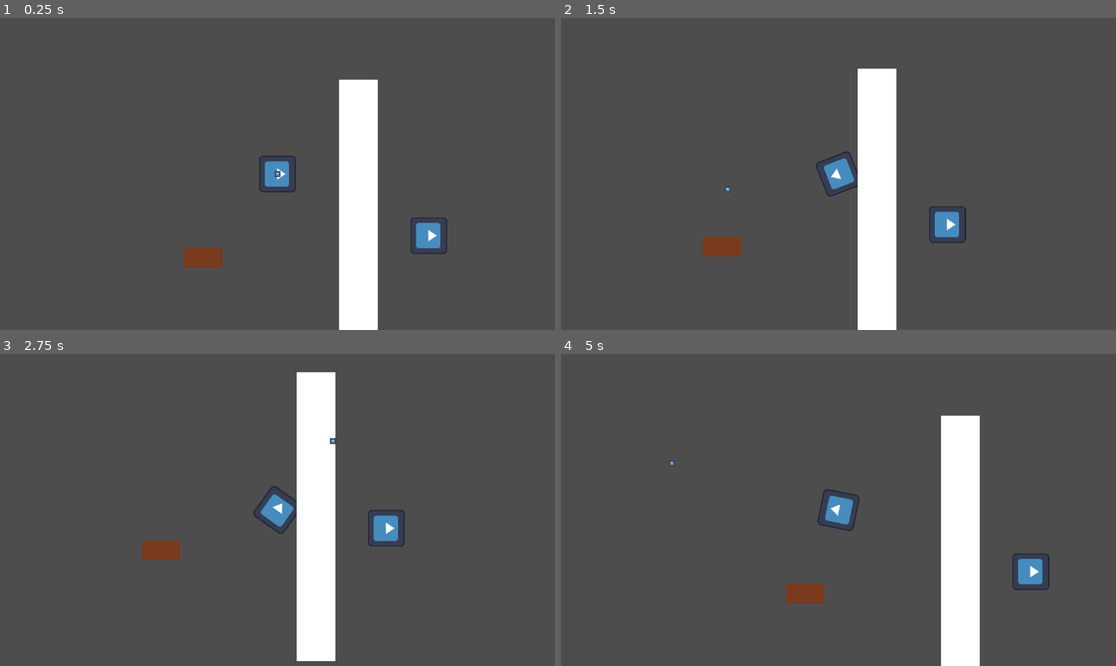
Above: before the commit, frames 1-4 (two rows, left to right).
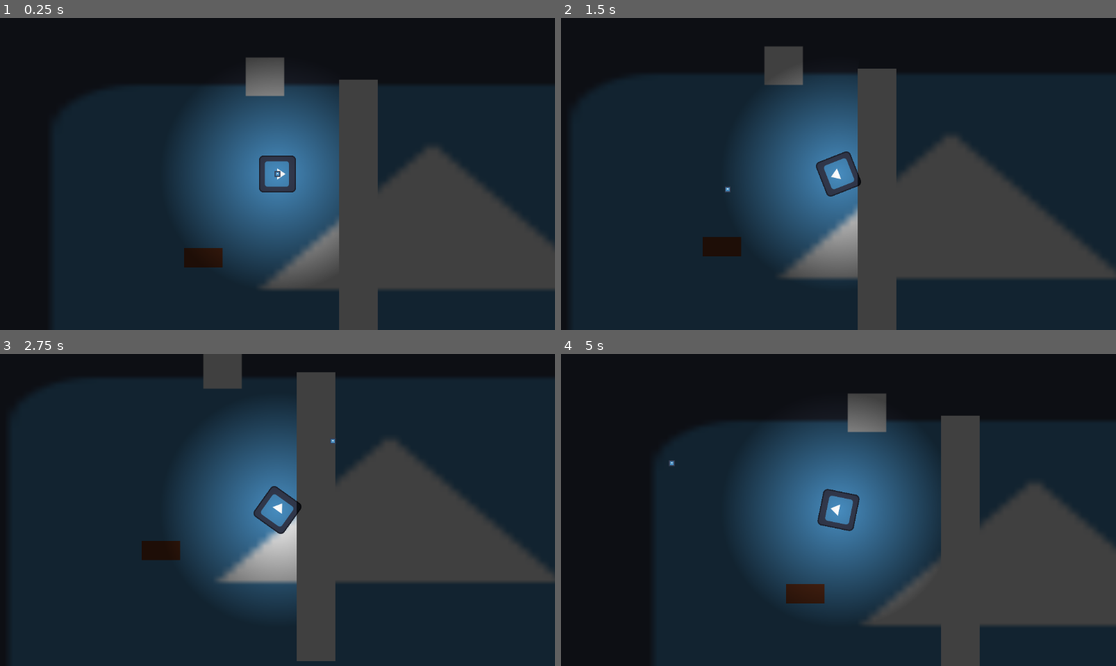
Above: after the commit, the same moments.

Repository: hiemas-lerastad/DarkwoodLike
Game: Godot game, scene res://Scenes/Main.tscn
Two runs of this game, one before a commit and one after it. Both use one fixed random seed, a clock stepped at 60 frames per second and the inputs below. The engine's default icon, where the game draws it, is replaced by a stand-in: a white triangle on a blue panel in a dark square.
Inputs (mouse positions are in pixels of both pictures, inside the frame that each line leads up to):
- Up to frame 1 (0.25 s): no input
- Up to frame 2 (1.5 s): tap Enter at 0.5 s; move the mouse to (766, 258) at 0.52 s; hold D (movement_right) 0.53-1.28 s; hold Shift (movement_sprint) 0.53-1.28 s; move the mouse to (727, 189) at 1.27 s; hold S (movement_backward) from 1.28 s (still down); tap Shift (movement_sprint) at 1.35 s
- Up to frame 3 (2.75 s): move the mouse to (333, 441) at 2.02 s; release S (movement_backward) at 2.03 s; hold D (movement_right) from 2.03 s (still down); hold Shift (movement_sprint) from 2.03 s (still down)
- Up to frame 4 (5 s): move the mouse to (810, 572) at 2.77 s; release D (movement_right) at 2.78 s; release Shift (movement_sprint) at 2.78 s; hold W (movement_forward) 2.78-3.53 s; tap Shift (movement_sprint) at 2.85, 4.35 s; move the mouse to (1005, 556) at 3.52 s; hold Shift (movement_sprint) 3.53-4.28 s; hold Left (movement_left) from 3.53 s (still down); move the mouse to (672, 463) at 4.27 s

The runs differ from the first frame. In frame 1, 88% of the frame differs, in the area x 0-100%, y 0-100%; in frame 2, 88%; in frame 3, 88%; in frame 4, 89%.

Commit message:
Added vision mechanic

Diff:
--- /dev/null
+++ b/Assets/Material/FogOfWarOutput.tres
@@ -0,0 +1,8 @@
+[gd_resource type="ShaderMaterial" load_steps=2 format=3 uid="uid://dye3iuwgkpbfo"]
+
+[ext_resource type="Shader" uid="uid://wh0ft308bcos" path="res://Assets/Shaders/FogOfWarOutput.gdshader" id="1_vb788"]
+
+[resource]
+resource_local_to_scene = true
+shader = ExtResource("1_vb788")
+shader_parameter/scale = Vector2(1, 1)
--- /dev/null
+++ b/Assets/Material/FogOfWarViewport.tres
@@ -0,0 +1,6 @@
+[gd_resource type="ShaderMaterial" load_steps=2 format=3 uid="uid://cpvasngrfbjjs"]
+
+[ext_resource type="Shader" uid="uid://bypkkaoqcp2yn" path="res://Assets/Shaders/FogOfWarViewport.gdshader" id="1_u0dx4"]
+
+[resource]
+shader = ExtResource("1_u0dx4")
--- /dev/null
+++ b/Assets/Shaders/FogOfWarOutput.gdshader
@@ -0,0 +1,16 @@
+shader_type canvas_item;
+
+uniform sampler2D MASK_TEXTURE;
+uniform sampler2D ALBEDO_TEXTURE;
+uniform vec2 scale = vec2(1.0);
+
+void fragment() {
+	vec4 mask_colour = texture(MASK_TEXTURE, SCREEN_UV);
+
+	if (COLOR != vec4(0.0, 0.0, 0.0, 1.0)) {
+		discard;
+	} else {
+		vec4 albedo_colour = texture(ALBEDO_TEXTURE, UV);
+		COLOR = albedo_colour;
+	}
+}
--- /dev/null
+++ b/Assets/Shaders/FogOfWarViewport.gdshader
@@ -0,0 +1,7 @@
+shader_type canvas_item;
+
+void light() {
+    if (LIGHT.r >= 0.0 && LIGHT_COLOR == vec4(1.0)) {
+		LIGHT = vec4(1.0);
+	}
+}
--- a/Resources/Inventory/Containers/Chest.tres
+++ b/Resources/Inventory/Containers/Chest.tres
@@ -32,5 +32,6 @@
 [resource]
 script = ExtResource("2_oyrp5")
 grid_size = Vector2(4, 3)
+offset = Vector2(0, 0)
 slot_data = Array[ExtResource("3_ul7yn")]([ExtResource("4_x2cln"), ExtResource("4_x2cln"), ExtResource("4_x2cln"), ExtR …(212 unchanged characters)…
 item_data = Array[ExtResource("1_jfu0n")]([SubResource("Resource_exklg"), SubResource("Resource_jfu0n"), SubResource("Resource_oyrp5"), SubResource("Resource_ul7yn")])
--- a/Scenes/Inventory/SlotBase.tscn
+++ b/Scenes/Inventory/SlotBase.tscn
@@ -3,14 +3,13 @@
 [ext_resource type="Script" uid="uid://b4owbk4k8xqyn" path="res://Scripts/UI/Inventory/InventorySlot.gd" id="1_31ikd"]
 [ext_resource type="Shape2D" uid="uid://pfv27vwf8krr" path="res://Resources/Inventory/new_rectangle_shape_2d.tres" id="2_6ir82"]
 
-[node name="Inventory Slot" type="Control" node_paths=PackedStringArray("visual", "area")]
+[node name="Inventory Slot" type="Control" node_paths=PackedStringArray("area")]
 layout_mode = 3
 anchors_preset = 0
 offset_right = 64.0
 offset_bottom = 64.0
 mouse_filter = 2
 script = ExtResource("1_31ikd")
-visual = NodePath("")
 area = NodePath("Area 2D")
 collision_block = ExtResource("2_6ir82")
 
--- a/Scenes/Main.tscn
+++ b/Scenes/Main.tscn
@@ -6,16 +6,64 @@
 [ext_resource type="Script" uid="uid://bwf31dl5fvg5g" path="res://Scripts/UI/UIManager.gd" id="3_kln2b"]
 [ext_resource type="PackedScene" uid="uid://cakfis3cgaykk" path="res://Scenes/Interactables/Container.tscn" id="5_bmxlf"]
 [ext_resource type="Script" uid="uid://bk2eymukefv5d" path="res://Scripts/UI/Inventory/InventoryManager.gd" id="5_pbw6q"]
+[ext_resource type="Script" uid="uid://wk1g84wqsnqs" path="res://Scripts/Vision.gd" id="6_4kpch"]
 [ext_resource type="PackedScene" uid="uid://bmp5agcc3np5c" path="res://Scenes/Inventory/ContainerBase.tscn" id="6_50glp"]
 [ext_resource type="Resource" uid="uid://bhes16w5jaqrv" path="res://Resources/Inventory/Containers/PlayerInventory.tres" id="6_jw32o"]
 [ext_resource type="Resource" uid="uid://cnuxeg1s5cdrl" path="res://Resources/Inventory/Containers/Chest.tres" id="6_v1gob"]
+[ext_resource type="Shader" uid="uid://wh0ft308bcos" path="res://Assets/Shaders/FogOfWarOutput.gdshader" id="8_frkhe"]
 [ext_resource type="Texture2D" uid="uid://bb42qxb52n2mx" path="res://icon.svg" id="10_bmxlf"]
 
-[sub_resource type="FastNoiseLite" id="FastNoiseLite_r150o"]
-frequency = 0.0888
-
-[sub_resource type="NoiseTexture2D" id="NoiseTexture2D_idj7w"]
-noise = SubResource("FastNoiseLite_r150o")
+[sub_resource type="ViewportTexture" id="ViewportTexture_frkhe"]
+viewport_path = NodePath("Main/Background/SubViewport")
+
+[sub_resource type="ShaderMaterial" id="ShaderMaterial_1p5hy"]
+resource_local_to_scene = true
+shader = ExtResource("8_frkhe")
+shader_parameter/ALBEDO_TEXTURE = SubResource("ViewportTexture_frkhe")
+shader_parameter/scale = Vector2(1, 1)
+
+[sub_resource type="Gradient" id="Gradient_bmxlf"]
+interpolation_mode = 1
+offsets = PackedFloat32Array(0.302469, 0.685185)
+colors = PackedColorArray(1, 1, 1, 1, 0, 0, 0, 1)
+
+[sub_resource type="GradientTexture2D" id="GradientTexture2D_4kpch"]
+gradient = SubResource("Gradient_bmxlf")
+width = 1000
+height = 1000
+fill = 1
+fill_from = Vector2(0.5, 0.5)
+
+[sub_resource type="Shader" id="Shader_grg3l"]
+code = "shader_type canvas_item;
+
+uniform sampler2D SCREEN_TEXTURE : hint_screen_texture;
+
+//void light() {
+    //if (LIGHT_COLOR == vec4(1) && LIGHT_ENERGY >= 1.0) {
+        //LIGHT = texture(SCREEN_TEXTURE, SCREEN_UV);
+		////discard;
+    //} else {
+        ////LIGHT.rgba = texture(SCREEN_TEXTURE, SCREEN_UV);
+    //}
+//}
+
+void light() {
+	SHADOW_MODULATE = texture(SCREEN_TEXTURE, SCREEN_UV);
+    if (LIGHT.r >= 0.0 && LIGHT_COLOR == vec4(1.0)) {
+        LIGHT = texture(SCREEN_TEXTURE, SCREEN_UV);
+		LIGHT = vec4(1.0);
+		//discard;
+    } else {
+        //LIGHT.rgba = texture(SCREEN_TEXTURE, SCREEN_UV);
+    }
+}"
+
+[sub_resource type="ShaderMaterial" id="ShaderMaterial_frkhe"]
+shader = SubResource("Shader_grg3l")
+
+[sub_resource type="OccluderPolygon2D" id="OccluderPolygon2D_grg3l"]
+polygon = PackedVector2Array(0, 0, 40, 0, 40, 300, 0, 300, 0, 0)
 
 [sub_resource type="NavigationPolygon" id="NavigationPolygon_idj7w"]
 vertices = PackedVector2Array(539, 436, 1129.96, 629.93, 18.0625, 626.063, 459, 436, 19.9297, 21.0313, 459, 96, 1129.03, 22.9609, 539, 96)
@@ -26,51 +74,101 @@
 [sub_resource type="RectangleShape2D" id="RectangleShape2D_kln2b"]
 size = Vector2(40, 300)
 
+[sub_resource type="Gradient" id="Gradient_frkhe"]
+offsets = PackedFloat32Array(0, 0.580247)
+colors = PackedColorArray(1, 1, 1, 1, 0, 0, 0, 1)
+
+[sub_resource type="GradientTexture2D" id="GradientTexture2D_1p5hy"]
+gradient = SubResource("Gradient_frkhe")
+width = 1000
+height = 1000
+fill = 1
+fill_from = Vector2(0.5, 0.5)
+
 [node name="Game" type="Node" node_paths=PackedStringArray("main", "player", "ui")]
 process_mode = 3
 script = ExtResource("1_kln2b")
 main = NodePath("Main")
-player = NodePath("Main/Player")
+player = NodePath("Main/Unoccluded/Player")
 ui = NodePath("UI")
 
 [node name="Main" type="CanvasLayer" parent="."]
 process_mode = 1
+layer = 0
 follow_viewport_enabled = true
 
-[node name="TextureRect" type="TextureRect" parent="Main"]
-visible = false
+[node name="Background" type="SubViewportContainer" parent="Main"]
+offset_right = 40.0
+offset_bottom = 40.0
+
+[node name="SubViewport" type="SubViewport" parent="Main/Background"]
+handle_input_locally = false
+size = Vector2i(1152, 648)
+render_target_update_mode = 4
+
+[node name="TextureRect" type="TextureRect" parent="Main/Background/SubViewport"]
+offset_right = 1152.0
+offset_bottom = 648.0
+texture = ExtResource("10_bmxlf")
+
+[node name="ColorRect" type="ColorRect" parent="Main/Background/SubViewport"]
+offset_left = 382.0
+offset_top = 93.0
+offset_right = 422.0
+offset_bottom = 133.0
+
+[node name="Occluded" type="Node2D" parent="Main"]
+
+[node name="Villager" parent="Main/Occluded" instance=ExtResource("2_idj7w")]
+light_mask = 2
+position = Vector2(559, 167)
+
+[node name="Visibility" type="SubViewportContainer" parent="Main"]
+material = SubResource("ShaderMaterial_1p5hy")
+offset_right = 1152.0
+offset_bottom = 648.0
+
+[node name="SubViewport" type="SubViewport" parent="Main/Visibility"]
+handle_input_locally = false
+size = Vector2i(1152, 648)
+render_target_update_mode = 4
+
+[node name="Vision Container" type="Node2D" parent="Main/Visibility/SubViewport" node_paths=PackedStringArray("player")]
+position = Vector2(403, 278)
+script = ExtResource("6_4kpch")
+player = NodePath("../../../Unoccluded/Player")
+
+[node name="Vision" type="PointLight2D" parent="Main/Visibility/SubViewport/Vision Container"]
+range_item_cull_mask = 2
+shadow_enabled = true
+shadow_item_cull_mask = 7
+texture = SubResource("GradientTexture2D_4kpch")
+texture_scale = 0.3
+
+[node name="Base" type="ColorRect" parent="Main/Visibility/SubViewport"]
+light_mask = 2
+material = SubResource("ShaderMaterial_frkhe")
 anchors_preset = 15
 anchor_right = 1.0
 anchor_bottom = 1.0
 grow_horizontal = 2
 grow_vertical = 2
-size_flags_horizontal = 3
-size_flags_vertical = 3
-texture = SubResource("NoiseTexture2D_idj7w")
-stretch_mode = 1
-
-[node name="Player" parent="Main" instance=ExtResource("1_r150o")]
-position = Vector2(415, 214)
-
-[node name="RemoteTransform2D" type="RemoteTransform2D" parent="Main/Player"]
-remote_path = NodePath("../../Camera Wrapper")
-update_rotation = false
-update_scale = false
-
-[node name="Camera Wrapper" type="Node2D" parent="Main"]
-position = Vector2(415, 214)
-
-[node name="Camera" type="Camera2D" parent="Main/Camera Wrapper"]
-zoom = Vector2(2, 2)
-
-[node name="Villager" parent="Main" instance=ExtResource("2_idj7w")]
-position = Vector2(572, 278)
+color = Color(0, 0, 0, 1)
+
+[node name="Occluders" type="Node2D" parent="Main/Visibility/SubViewport"]
+
+[node name="LightOccluder2D" type="LightOccluder2D" parent="Main/Visibility/SubViewport/Occluders"]
+light_mask = 3
+y_sort_enabled = true
+position = Vector2(479, 116)
+occluder = SubResource("OccluderPolygon2D_grg3l")
 
 [node name="NavigationRegion2D" type="NavigationRegion2D" parent="Main"]
 navigation_polygon = SubResource("NavigationPolygon_idj7w")
 navigation_layers = 2
 
 [node name="StaticBody2D" type="StaticBody2D" parent="Main/NavigationRegion2D"]
+light_mask = 3
 position = Vector2(499, 266)
 
 [node name="ColorRect" type="ColorRect" parent="Main/NavigationRegion2D/StaticBody2D"]
@@ -89,12 +187,47 @@
 [node name="CollisionShape2D" type="CollisionShape2D" parent="Main/NavigationRegion2D/StaticBody2D"]
 shape = SubResource("RectangleShape2D_kln2b")
 
-[node name="Container" parent="Main" node_paths=PackedStringArray("player") instance=ExtResource("5_bmxlf")]
+[node name="LightOccluder2D" type="LightOccluder2D" parent="Main/NavigationRegion2D/StaticBody2D"]
+y_sort_enabled = true
+position = Vector2(-20, -150)
+occluder = SubResource("OccluderPolygon2D_grg3l")
+
+[node name="Unoccluded" type="Node2D" parent="Main"]
+
+[node name="Container" parent="Main/Unoccluded" node_paths=PackedStringArray("player") instance=ExtResource("5_bmxlf")]
+y_sort_enabled = true
 position = Vector2(338, 301)
 id = "test_01"
 data = ExtResource("6_v1gob")
 player = NodePath("../Player")
 max_range = 60.0
+
+[node name="Player" parent="Main/Unoccluded" instance=ExtResource("1_r150o")]
+position = Vector2(415, 214)
+
+[node name="RemoteTransform2D" type="RemoteTransform2D" parent="Main/Unoccluded/Player"]
+remote_path = NodePath("../../Camera Wrapper")
+update_rotation = false
+update_scale = false
+
+[node name="Camera Wrapper" type="Node2D" parent="Main/Unoccluded"]
+position = Vector2(415, 214)
+
+[node name="Camera" type="Camera2D" parent="Main/Unoccluded/Camera Wrapper"]
+zoom = Vector2(2, 2)
+
+[node name="Lighting" type="Node2D" parent="Main"]
+
+[node name="CanvasModulate" type="CanvasModulate" parent="Main/Lighting"]
+color = Color(0.25, 0.25, 0.25, 1)
+
+[node name="PointLight2D" type="PointLight2D" parent="Main/Lighting" node_paths=PackedStringArray("player")]
+energy = 0.75
+shadow_enabled = true
+texture = SubResource("GradientTexture2D_1p5hy")
+texture_scale = 0.3
+script = ExtResource("6_4kpch")
+player = NodePath("../../Unoccluded/Player")
 
 [node name="UI" type="CanvasLayer" parent="." node_paths=PackedStringArray("inventory", "inventory_manager", "cursor", "cursor_container")]
 process_mode = 3
@@ -109,6 +242,8 @@
 anchors_preset = 15
 anchor_right = 1.0
 anchor_bottom = 1.0
+offset_top = 1.0
+offset_bottom = 1.0
 grow_horizontal = 2
 grow_vertical = 2
 size_flags_horizontal = 3
@@ -122,7 +257,7 @@
 data = ExtResource("6_jw32o")
 
 [node name="Cursor Container" type="Node2D" parent="UI"]
-z_index = 10
+z_index = 100
 
 [node name="Cursor" type="Sprite2D" parent="UI/Cursor Container"]
 scale = Vector2(0.1, 0.1)
--- /dev/null
+++ b/Scripts/Vision.gd
@@ -0,0 +1,8 @@
+class_name Vision;
+extends Node2D;
+
+@export var player: Player;
+
+func _process(_delta: float) -> void:
+	position = player.global_position;
+	rotation = player.global_rotation;
Not shown, added: Assets/Shaders/FogOfWarOutput.gdshader.uid
Not shown, added: Assets/Shaders/FogOfWarViewport.gdshader.uid
Binary file removed: Assets/tilesheet.png
Not shown, removed: Assets/tilesheet.png.import
Not shown: 1 places in Scenes/Main.tscn that only renumber resources
Not shown, added: Scripts/Vision.gd.uid
Not shown, removed: Scenes/HumanoidEventProcessor.tscn130667606821.tmp
Not shown, removed: Scenes/Main.tscn166305137.tmp
Not shown, removed: Scenes/Main.tscn5186592697.tmp
